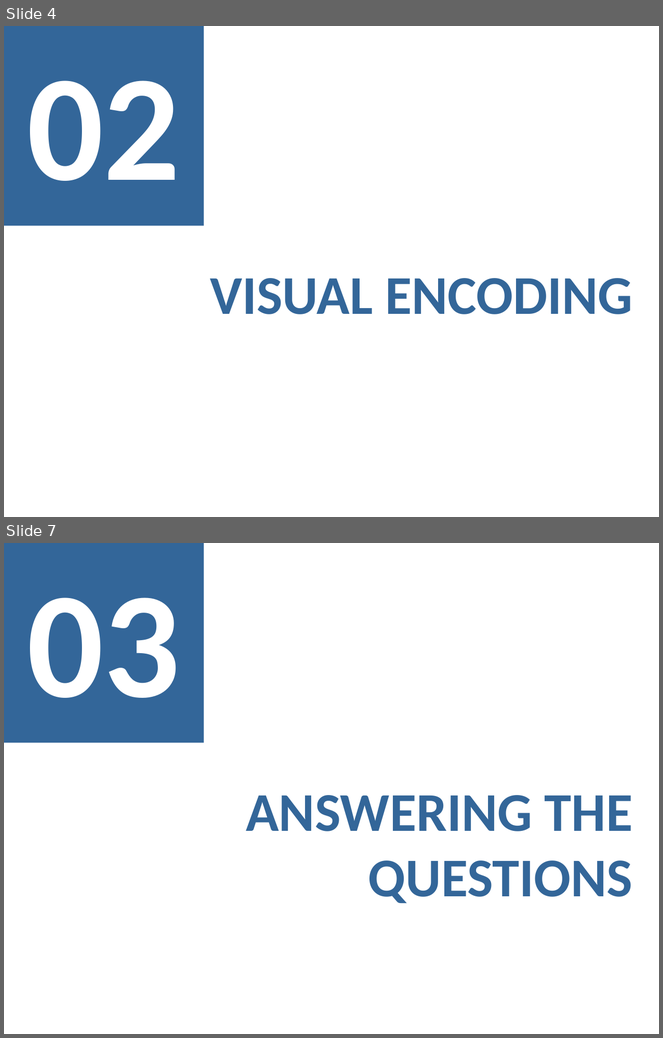
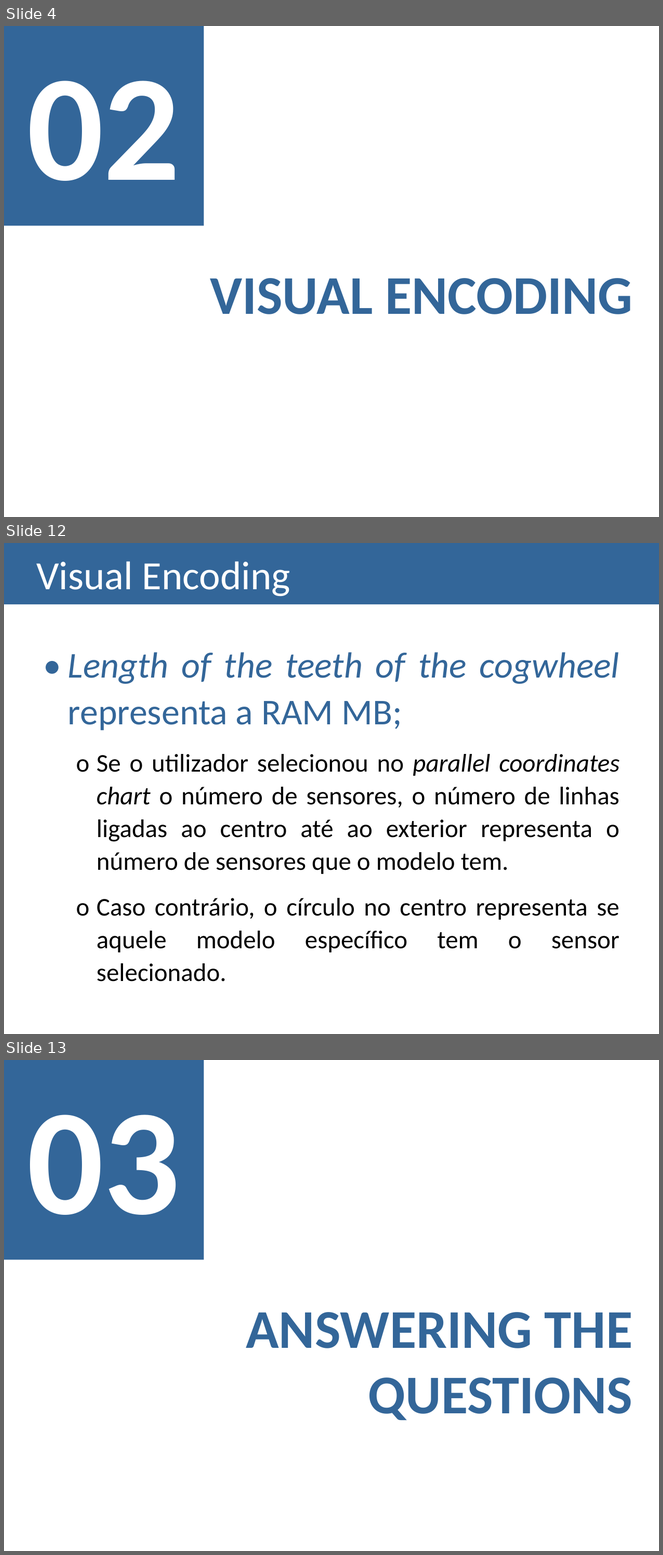
Before and after one commit to isabelSoares/IV-2021, a slide deck: Checkpoints Outline/Checkpoint 3/Checkpoint 3 - G16.pptx. Shown one above the other, each under a label of ours: slides 4 and 7 before the commit, slides 4, 12 and 13 after it; the slides between them are not shown. The pictures are 663x1038 and 663x1555 pixels, drawn with LibreOffice and Linux fonts; fonts in the diff are those of the drawing. Boxes give left, top, right and bottom in pixels: in the first picture for what was removed or moved away, otherwise in the second. Text is boxed around its words. In the diff, an @@ line names an element or a change of style, - is before the commit and + after.

```diff
--- a/Checkpoints Outline/Checkpoint 3/Checkpoint 3 - G16.pptx
+++ b/Checkpoints Outline/Checkpoint 3/Checkpoint 3 - G16.pptx
@@ slide 12 added at (x1=4, y1=543, x2=659, y2=1034), background #FFFFFF @@
@@ title added at (x1=4, y1=543, x2=659, y2=604), fill #336699, 44 pt, text #FFFFFF @@
+Visual Encoding
@@ text added at (x1=68, y1=652, x2=620, y2=982), 28 pt, text #000000 @@
+• Length of the teeth of the cogwheel representa a RAM MB;
+  o Se o utilizador selecionou no parallel coordinates chart o número de sensores, o número de linhas ligadas ao centro até ao exterior representa o número de sensores que o modelo tem.
+  o Caso contrário, o círculo no centro representa se aquele modelo específico tem o sensor selecionado.
@@ what was slide 7 is now slide 13 @@
```
Also in this commit, not shown: 23 other slides added, 4 slides removed, 2 other files.
